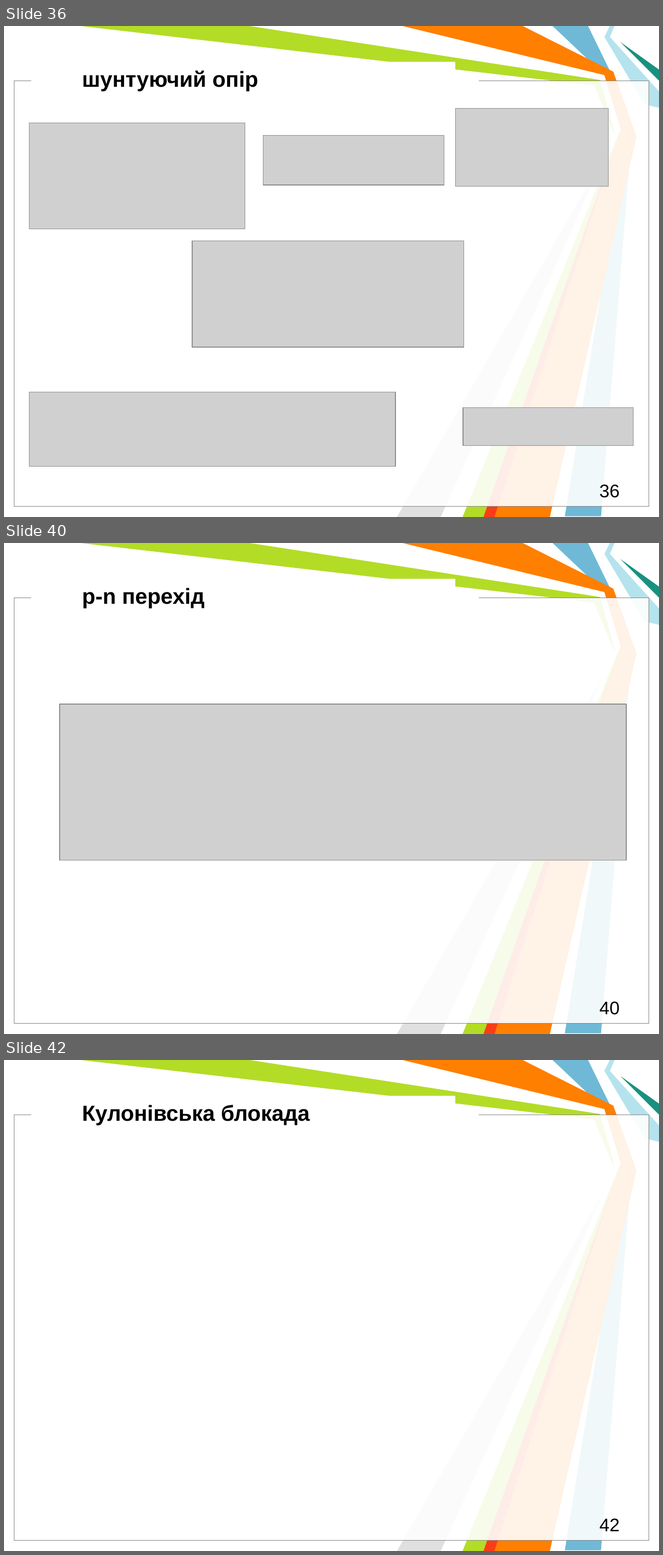
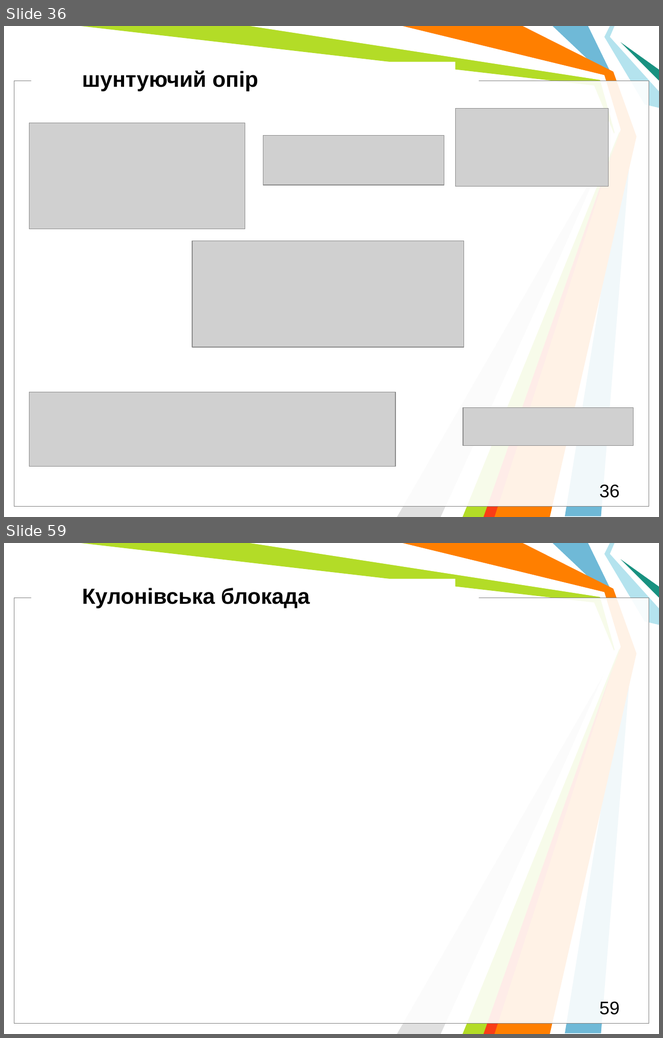
Before and after one commit to l432/NMK, a slide deck: Lecture/DAAD/DAAD_Models.pptm. Shown one above the other, each under a label of ours: slides 36, 40 and 42 before the commit, slides 36 and 59 after it; the slides between them are not shown. The pictures are 663x1555 and 663x1038 pixels, drawn with LibreOffice and Linux fonts; fonts in the diff are those of the drawing; grey boxes stand for pictures; background and template pictures are left out. Boxes give left, top, right and bottom in pixels: in the first picture for what was removed or moved away, otherwise in the second. Text is boxed around its words. In the diff, an @@ line names an element or a change of style, - is before the commit and + after.

```diff
--- a/Lecture/DAAD/DAAD_Models.pptm
+++ b/Lecture/DAAD/DAAD_Models.pptm
@@ slide 40 removed at (4,543,659,1034), background #FFFFFF; not listed: 11 template elements that a slide beside it also shows @@
@@ text removed at (82,588,205,608) @@
-p-n перехід
@@ picture removed at (60,704,626,860) @@
@@ page number removed at (599,1002,620,1015) @@
-40
@@ what was slide 42 is now slide 59 @@
@@ page number at (599,1002,620,1015): text changed @@
-42
+59
```
Also in this commit, not shown: 2 slides changed, 20 slides added, 2 other slides removed, 6 other files.
